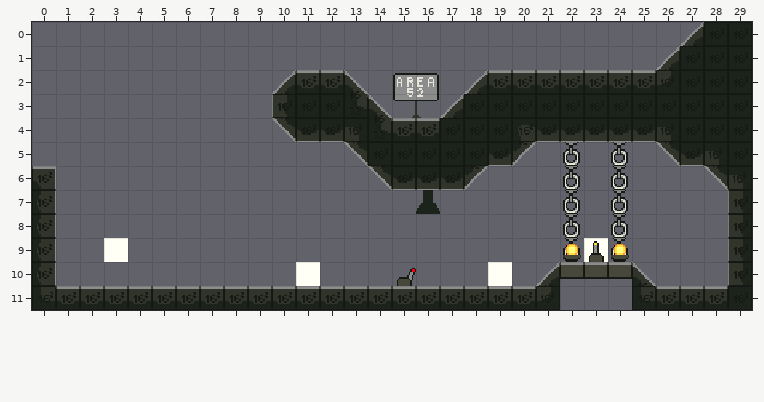
Two versions of a level (Tiled map, assets/levels/introduction.tmx). Above: the version before the commit.
Cells are 16x16 px. Shown: x 0..29, y 0..11.
And afterwards:
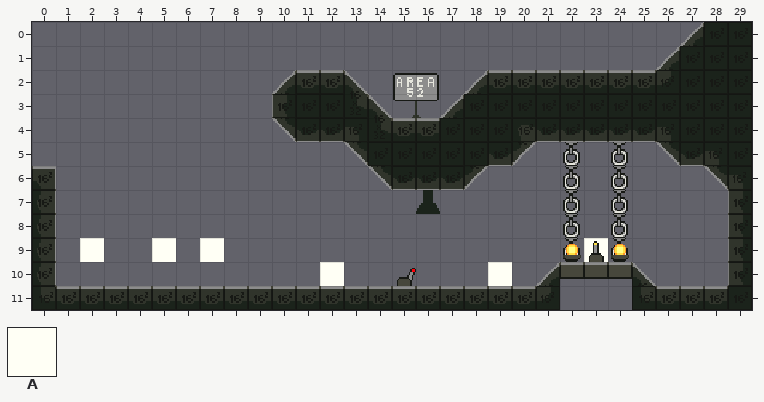
Key: from "prototype-interactive-elements": A 16.
Objects are placed by their top-left corner, in cells (3,4 is the top-left corner of cell 3,4); size is 1x1 cell unless given.
Diff:
{"where": "layer \"objects\""}
{"was": "A \"spawn-player\" at 3,9", "now": "A \"spawn-player\" at 2,9"}
{"was": "A \"alien\" at 11,10", "now": "A \"alien\" at 12,10"}
{"now": "A \"dogecoin\" at 5,9"}
{"now": "A \"bitcoin\" at 7,9"}
